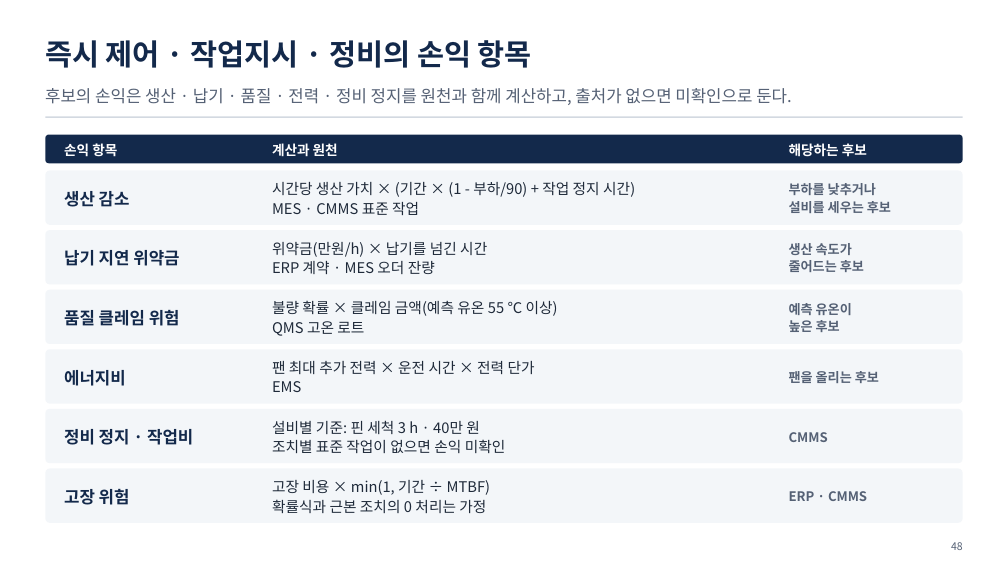
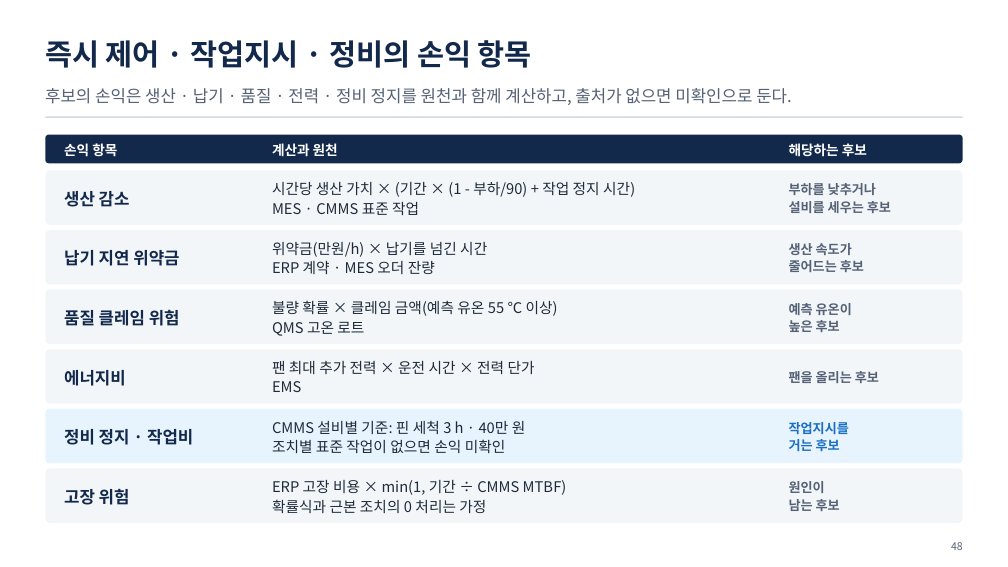
Before and after one commit to uengine-oss/hyd-iot-edu, a slide deck: slide 48 of 산출물/통합반/이론/03회차/통합반_03일차.pptx. Drawn at 1008x567 pixels with LibreOffice and Linux fonts; fonts in the diff are those of the drawing. Boxes give left, top, right and bottom in pixels: in the first picture for what was removed or moved away, otherwise in the second. Text is boxed around its words. In the diff, an @@ line names an element or a change of style, - is before the commit and + after.

```diff
--- a/산출물/통합반/이론/03회차/통합반_03일차.pptx
+++ b/산출물/통합반/이론/03회차/통합반_03일차.pptx
@@ rounded rectangle at <box>45,409,963,464</box>: fill #F3F6F9 to #E7F3FD @@
@@ text at <box>272,421,526,434</box>: text changed @@
-설비별 기준: 핀 세척 3 h · 40만 원
+CMMS 설비별 기준: 핀 세척 3 h · 40만 원
@@ text at <box>789,422,849,451</box>: text changed; text colour #556175 to #1A6FC4 @@
-CMMS
+작업지시를
+거는 후보
@@ text at <box>272,480,567,495</box>: text changed @@
-고장 비용 × min(1, 기간 ÷ MTBF)
+ERP 고장 비용 × min(1, 기간 ÷ CMMS MTBF)
@@ text at <box>789,481,840,511</box>: text changed @@
-ERP · CMMS
+원인이
+남는 후보
```
Also in this commit, not shown: 14 other slides changed, 55 other files.
